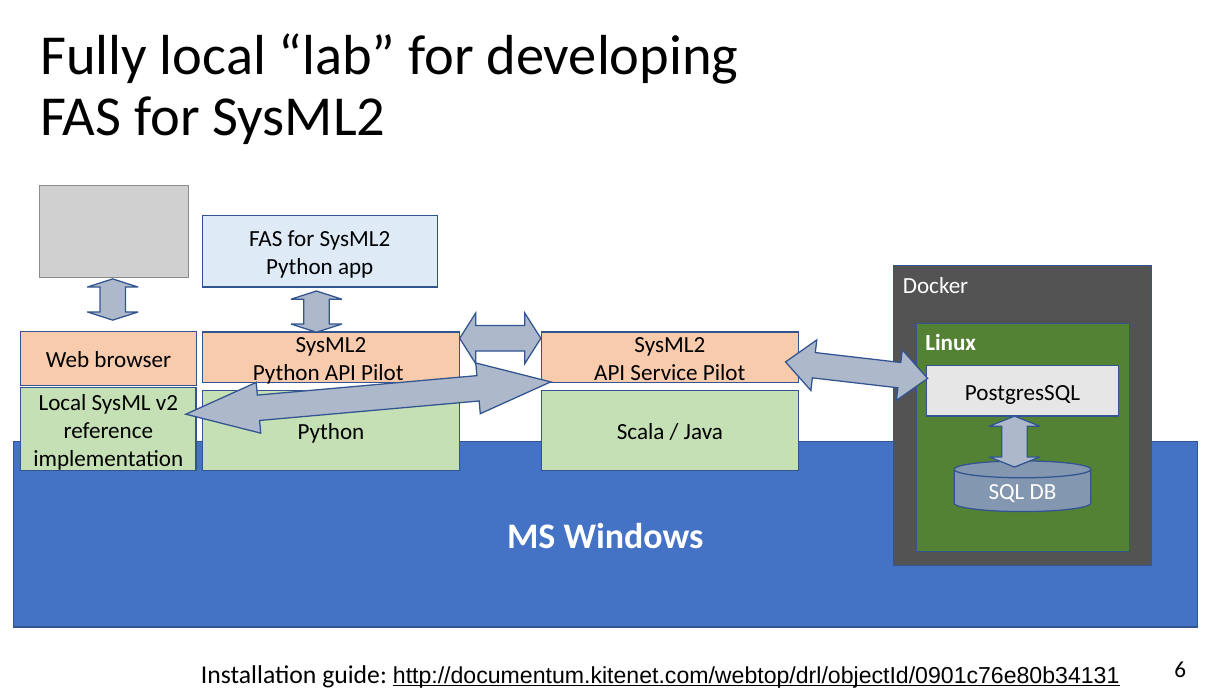
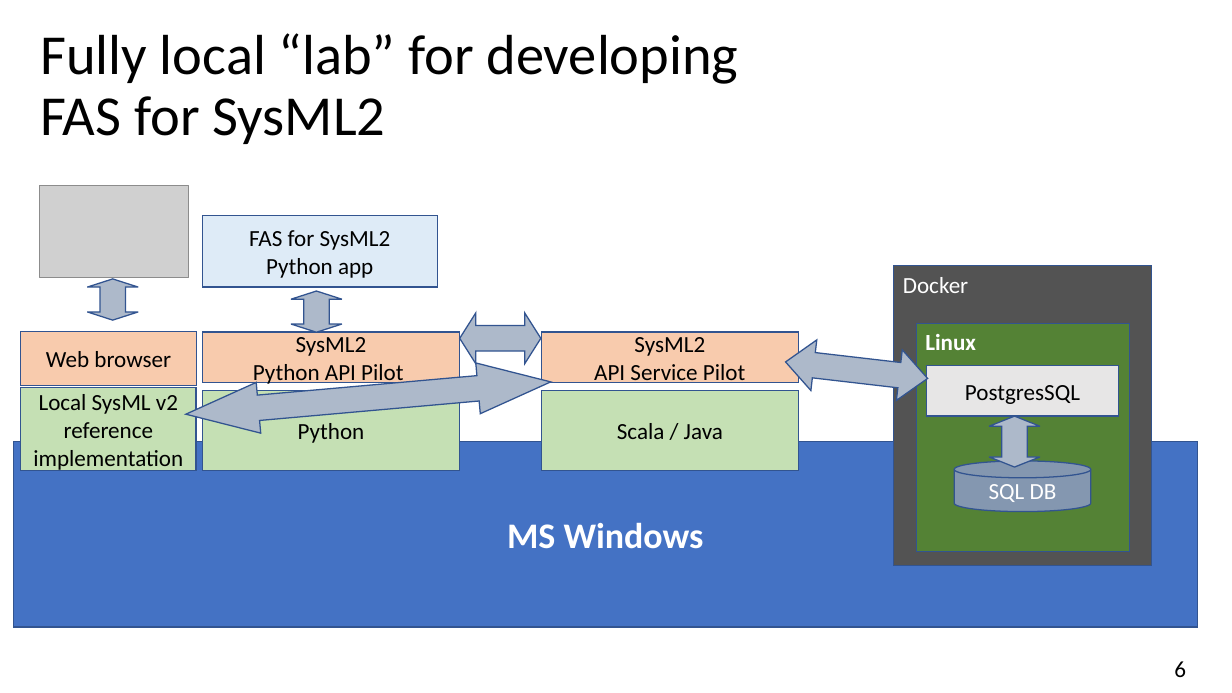
Before and after one commit to GfSE/fas4sysmlv2, a slide deck: slide 6 of doc/tech-docs/sysmlv2-pilot/fas4sysmlv2.odp. Drawn at 1232x693 pixels with LibreOffice and Linux fonts; fonts in the diff are those of the drawing; grey boxes stand for pictures. Boxes give left, top, right and bottom in pixels: in the first picture for what was removed or moved away, otherwise in the second. Text is boxed around its words. In the diff, an @@ line names an element or a change of style, - is before the commit and + after.

```diff
--- a/doc/tech-docs/sysmlv2-pilot/fas4sysmlv2.odp
+++ b/doc/tech-docs/sysmlv2-pilot/fas4sysmlv2.odp
@@ text removed at (201,665,1119,688) @@
-Installation guide: http://documentum.kitenet.com/webtop/drl/objectId/0901c76e80b34131
```
Also in this commit, not shown: 3 other slides changed.
